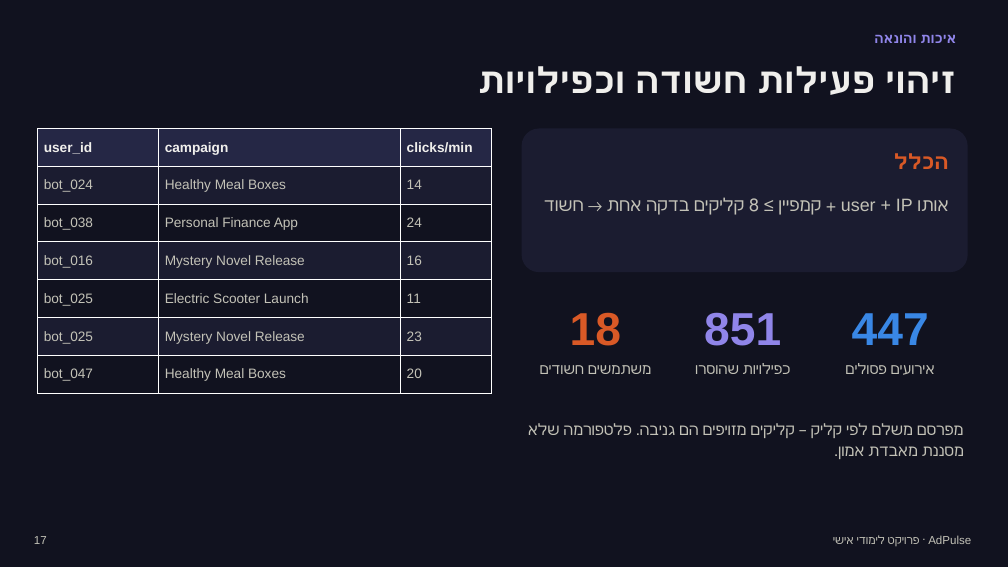
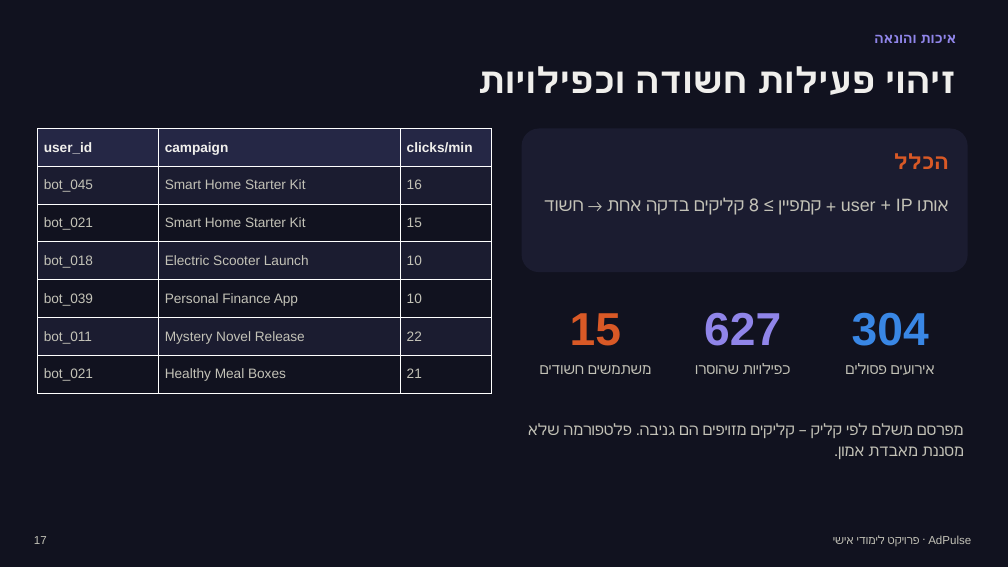
Before and after one commit to katya-alferov/AdPulse, a slide deck: slide 17 of ADPULSE_PRESENTATION_HE.pptx. Drawn at 1008x567 pixels with LibreOffice and Linux fonts; fonts in the diff are those of the drawing. Boxes give left, top, right and bottom in pixels: in the first picture for what was removed or moved away, otherwise in the second. Text is boxed around its words. In the diff, an @@ line names an element or a change of style, - is before the commit and + after.

```diff
--- a/ADPULSE_PRESENTATION_HE.pptx
+++ b/ADPULSE_PRESENTATION_HE.pptx
@@ table at (x1=38, y1=129, x2=492, y2=393) @@
-row 2: bot_024 | Healthy Meal Boxes | 14
+row 2: bot_045 | Smart Home Starter Kit | 16
-row 3: bot_038 | Personal Finance App | 24
+row 3: bot_021 | Smart Home Starter Kit | 15
-row 4: bot_016 | Mystery Novel Release | 16
+row 4: bot_018 | Electric Scooter Launch | 10
-row 5: bot_025 | Electric Scooter Launch | 11
+row 5: bot_039 | Personal Finance App | 10
-row 6, column 1: bot_025
+row 6, column 1: bot_011
-row 6, column 3: 23
+row 6, column 3: 22
-row 7, column 1: bot_047
+row 7, column 1: bot_021
-row 7, column 3: 20
+row 7, column 3: 21
@@ text at (x1=570, y1=313, x2=621, y2=346): text changed @@
-18
+15
@@ text at (x1=704, y1=312, x2=781, y2=346): text changed @@
-851
+627
@@ text at (x1=852, y1=312, x2=929, y2=346): text changed @@
-447
+304
```
Also in this commit, not shown: 5 other slides changed, 15 other files.
